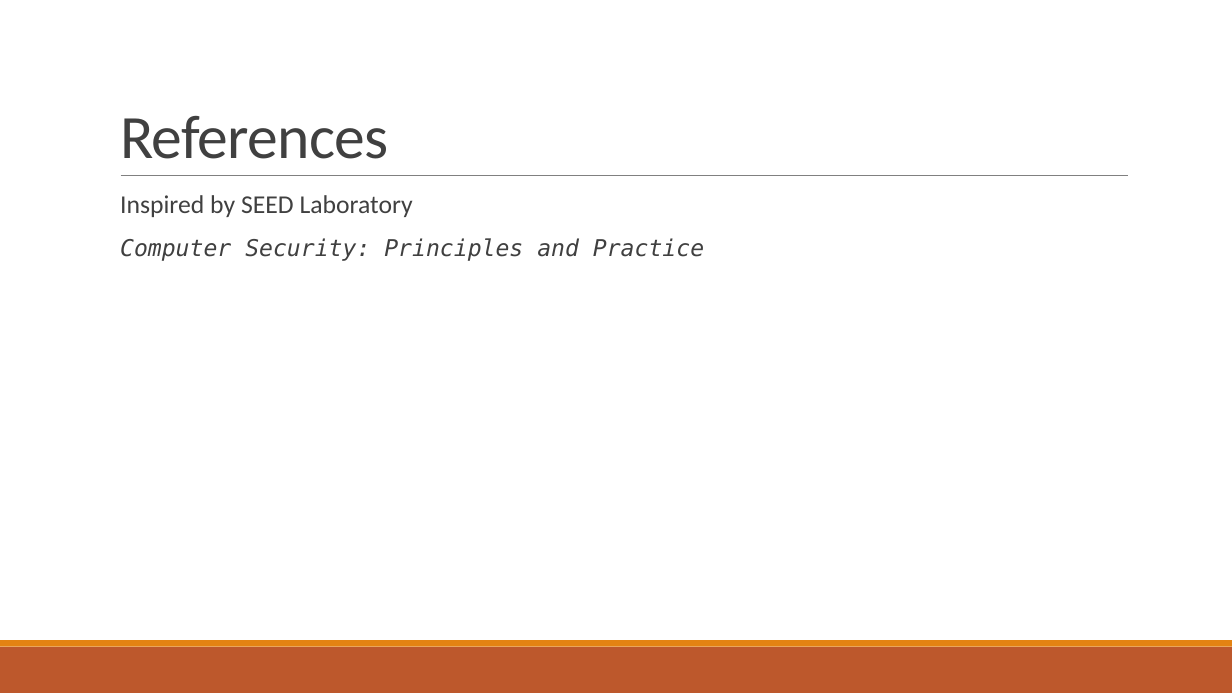
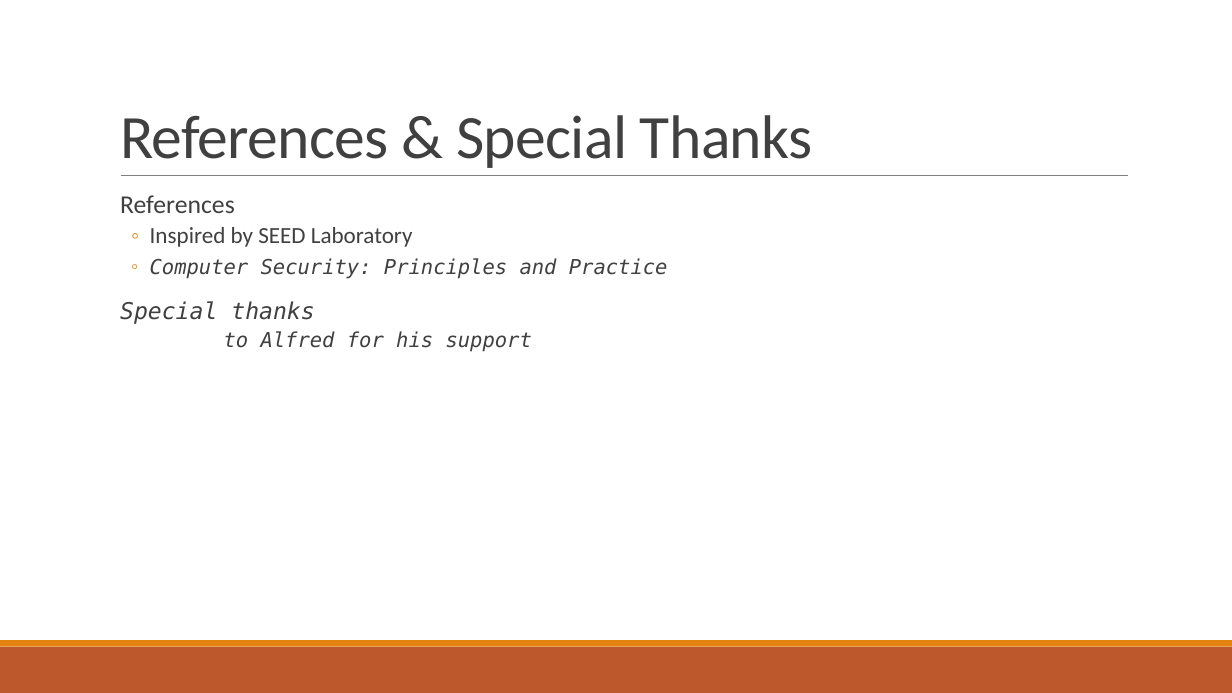
Before and after one commit to AFA20SCM50O/CS528, a slide deck: slide 18 of Documentation/Demo.pptx (slide 17 before the commit). Drawn at 1232x693 pixels with LibreOffice and Linux fonts; fonts in the diff are those of the drawing. Boxes give left, top, right and bottom in pixels: in the first picture for what was removed or moved away, otherwise in the second. Text is boxed around its words. In the diff, an @@ line names an element or a change of style, - is before the commit and + after.

```diff
--- a/Documentation/Demo.pptx
+++ b/Documentation/Demo.pptx
@@ title at box(120, 115, 813, 168): text changed @@
-References
+References & Special Thanks
@@ text at box(120, 195, 235, 213): paragraph added @@
+  References
@@ text at box(150, 227, 668, 279): size 20 to 18 pt in "Inspired by SEED Laboratory"; size 18 to 16 pt in "Computer Security: Principles and Practice"; bullet   to ◦; list level 1 to 2 in "Inspired by SEED Laboratory"; list level 1 to 2 in "Computer Security: Principles and Practice" @@
@@ text at box(120, 301, 532, 352): paragraphs added @@
+  Special thanks
+  to Alfred for his support
```
Also in this commit, not shown: 2 other slides changed, 1 slide added.
